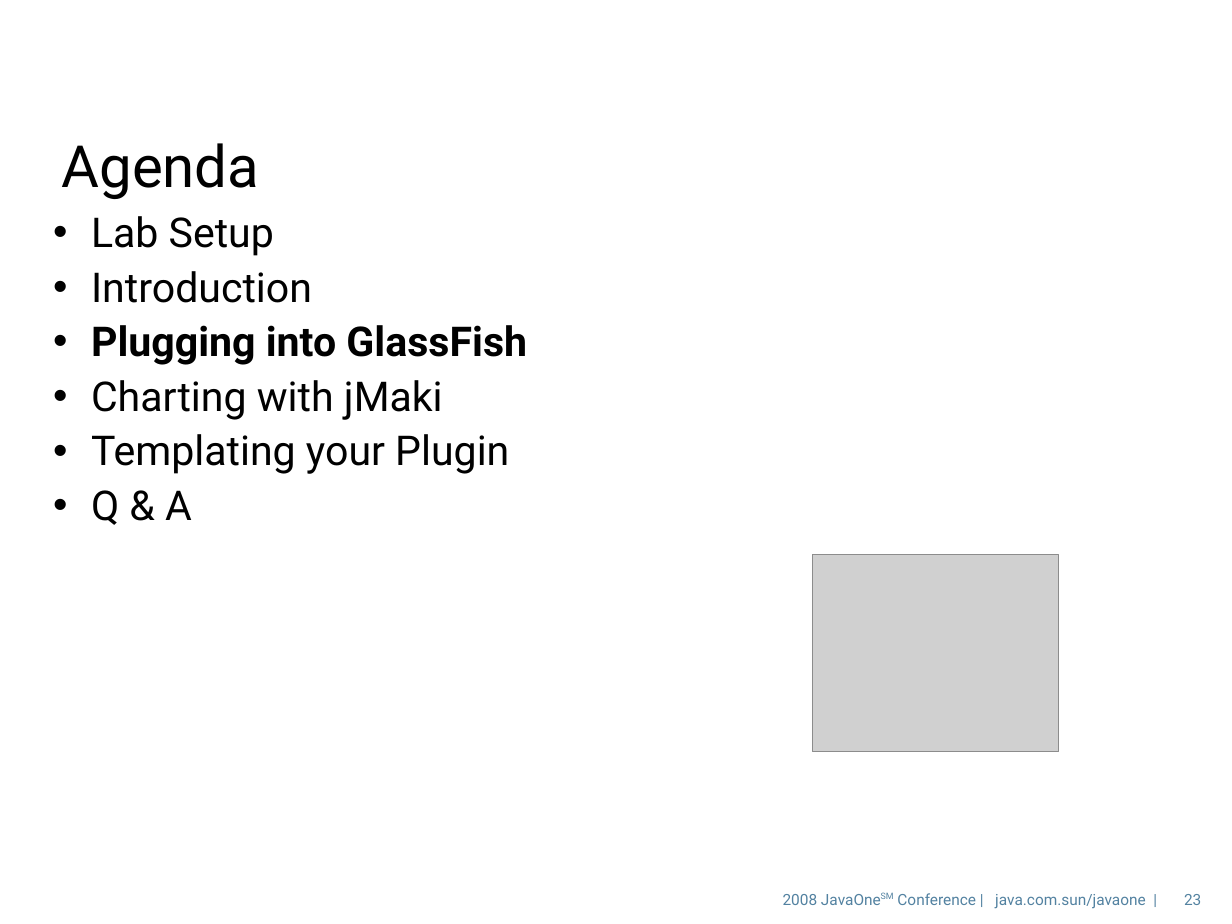
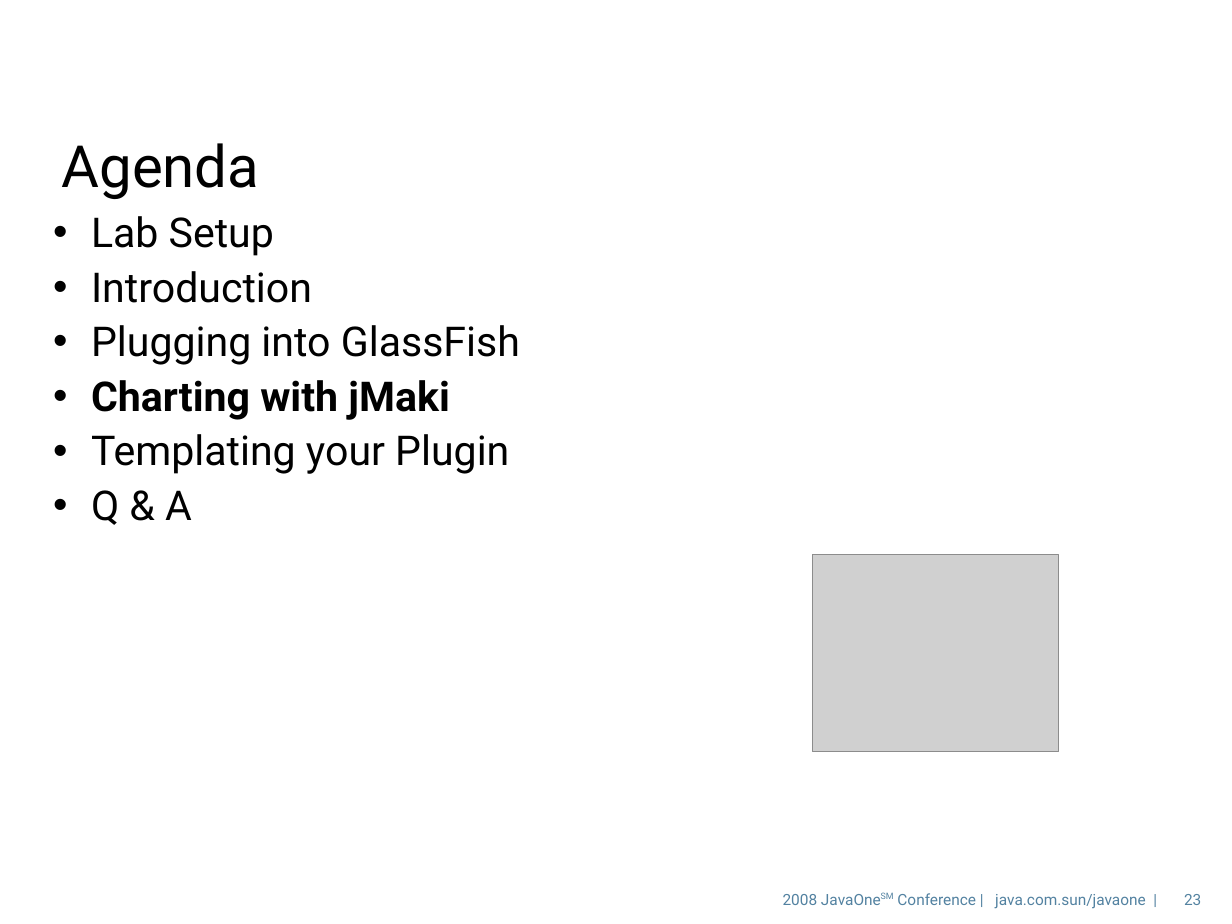
Before and after one commit to javaee/glassfish, a slide deck: slide 23 of v3/admingui/j1plugin/gfplugin/4520_gfplugin.odp. Drawn at 1232x924 pixels with LibreOffice and Linux fonts; fonts in the diff are those of the drawing; grey boxes stand for pictures; background and template pictures are left out. Boxes give left, top, right and bottom in pixels: in the first picture for what was removed or moved away, otherwise in the second. Text is boxed around its words. In the diff, an @@ line names an element or a change of style, - is before the commit and + after.

```diff
--- a/v3/admingui/j1plugin/gfplugin/4520_gfplugin.odp
+++ b/v3/admingui/j1plugin/gfplugin/4520_gfplugin.odp
@@ text at (91, 325, 520, 420): bold off in "Plugging into GlassFish"; bold on in "Charting with jMaki" @@
```
Also in this commit, not shown: 15 other slides changed, 2 slides added, 1 slide removed.
